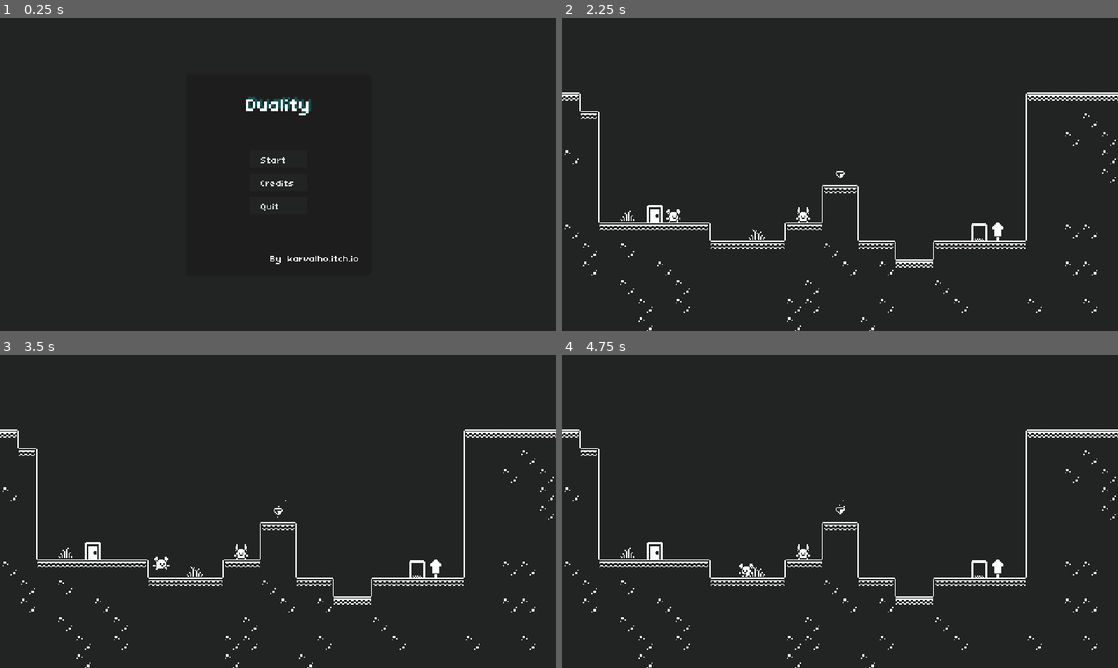
Above: before the commit, frames 1-4 (two rows, left to right).
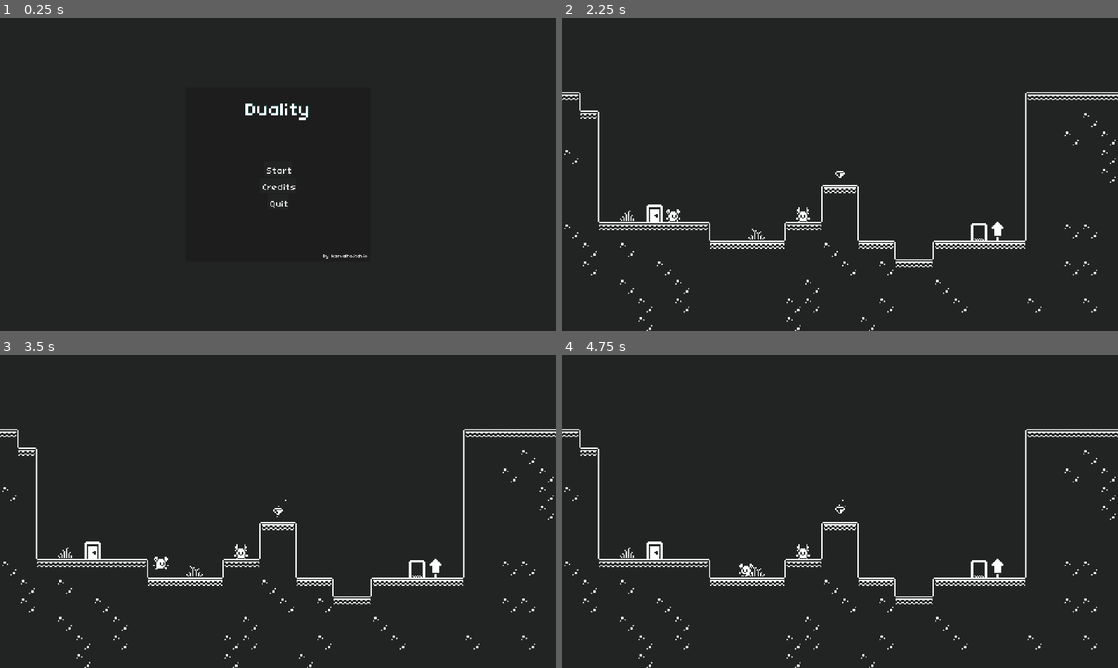
Above: after the commit, the same moments.

Repository: jrenato/duality
Game: Godot game, scene res://UI/main_menu.tscn
The game is run twice, just before and just after one commit, with the same random seed, the same clock (stepped at 60 frames per second) and the same inputs.
Inputs:
- Up to frame 1 (0.25 s): no input
- Up to frame 2 (2.25 s): click "Credits" at 0.5 s; click "Return" at 1.25 s; click "Start" at 2 s
- Up to frame 3 (3.5 s): tap Enter at 2.75 s; hold D (move_right) from 2.78 s (still down); tap W (interact) at 2.85 s; tap Space (jump) at 3.02 s
- Up to frame 4 (4.75 s): tap W (interact) at 3.6, 4.35 s; tap Space (jump) at 3.77 s; release D (move_right) at 4.28 s; hold A (move_left) from 4.28 s (still down)

The runs differ from the first frame. In frame 1, 0.7% of the frame differs, in the area x 44-67%, y 25-79%; in frame 2, 1.3%; in frame 3, 1.3%, in the area x 0-100%, y 23-100%; in frame 4, 1.3%.

Commit message:
Increased game resolution

Diff:
--- a/Levels/game_camera.tscn
+++ b/Levels/game_camera.tscn
@@ -3,4 +3,5 @@
 [ext_resource type="Script" path="res://Levels/game_camera.gd" id="1_0cu25"]
 
 [node name="GameCamera" type="Camera2D"]
+zoom = Vector2(4, 4)
 script = ExtResource("1_0cu25")
--- a/UI/ending.tscn
+++ b/UI/ending.tscn
@@ -1,7 +1,13 @@
-[gd_scene load_steps=3 format=3 uid="uid://cu1oyhaapnkhn"]
+[gd_scene load_steps=6 format=3 uid="uid://cu1oyhaapnkhn"]
 
 [ext_resource type="Theme" uid="uid://ci0by2cdsq62v" path="res://UI/duality_theme.tres" id="1_d8wcg"]
 [ext_resource type="Script" path="res://UI/ending.gd" id="1_mh2f5"]
+
+[sub_resource type="StyleBoxEmpty" id="StyleBoxEmpty_o4pyu"]
+
+[sub_resource type="StyleBoxEmpty" id="StyleBoxEmpty_a5xsc"]
+
+[sub_resource type="StyleBoxEmpty" id="StyleBoxEmpty_5pcta"]
 
 [node name="EndingScreen" type="CanvasLayer"]
 script = ExtResource("1_mh2f5")
@@ -23,7 +29,7 @@
 grow_vertical = 2
 
 [node name="PanelContainer" type="PanelContainer" parent="ColorRect/CenterContainer"]
-custom_minimum_size = Vector2(160, 150)
+custom_minimum_size = Vector2(640, 600)
 layout_mode = 2
 
 [node name="MarginContainer" type="MarginContainer" parent="ColorRect/CenterContainer/PanelContainer"]
@@ -43,24 +49,41 @@
 theme_override_colors/font_shadow_color = Color(0, 1, 1, 0.207843)
 theme_override_constants/shadow_offset_x = 2
 theme_override_constants/shadow_offset_y = -2
-theme_override_font_sizes/font_size = 32
+theme_override_font_sizes/font_size = 128
 text = "The End"
 horizontal_alignment = 1
+
+[node name="HSeparator" type="HSeparator" parent="ColorRect/CenterContainer/PanelContainer/MarginContainer/VBoxContainer"]
+layout_mode = 2
+size_flags_vertical = 3
+theme_override_styles/separator = SubResource("StyleBoxEmpty_o4pyu")
 
 [node name="LabelText" type="Label" parent="ColorRect/CenterContainer/PanelContainer/MarginContainer/VBoxContainer"]
 layout_mode = 2
 theme = ExtResource("1_d8wcg")
+theme_override_font_sizes/font_size = 64
 text = "More content will be added in the future.
 I hope you enjoyed this little experiment."
 horizontal_alignment = 1
 autowrap_mode = 3
+
+[node name="HSeparator2" type="HSeparator" parent="ColorRect/CenterContainer/PanelContainer/MarginContainer/VBoxContainer"]
+layout_mode = 2
+size_flags_vertical = 3
+theme_override_styles/separator = SubResource("StyleBoxEmpty_a5xsc")
 
 [node name="QuitButton" type="Button" parent="ColorRect/CenterContainer/PanelContainer/MarginContainer/VBoxContainer"]
 custom_minimum_size = Vector2(35, 0)
 layout_mode = 2
 size_flags_horizontal = 4
 theme = ExtResource("1_d8wcg")
+theme_override_font_sizes/font_size = 64
 text = "Quit"
 alignment = 0
 
+[node name="HSeparator3" type="HSeparator" parent="ColorRect/CenterContainer/PanelContainer/MarginContainer/VBoxContainer"]
+layout_mode = 2
+size_flags_vertical = 3
+theme_override_styles/separator = SubResource("StyleBoxEmpty_5pcta")
+
 [connection signal="pressed" from="ColorRect/CenterContainer/PanelContainer/MarginContainer/VBoxContainer/QuitButton" to="." method="_on_button_pressed"]
--- a/UI/main_menu.tscn
+++ b/UI/main_menu.tscn
@@ -6,6 +6,10 @@
 
 [node name="MainMenu" type="CanvasLayer"]
 script = ExtResource("1_rebxl")
+
+[node name="Camera2D" type="Camera2D" parent="."]
+position = Vector2(972, 540)
+zoom = Vector2(4, 4)
 
 [node name="ColorRect" type="ColorRect" parent="."]
 anchors_preset = 15
@@ -25,7 +29,7 @@
 
 [node name="MainMenuPanelContainer" type="PanelContainer" parent="ColorRect/CenterContainer"]
 unique_name_in_owner = true
-custom_minimum_size = Vector2(160, 150)
+custom_minimum_size = Vector2(640, 600)
 layout_mode = 2
 
 [node name="MarginContainer" type="MarginContainer" parent="ColorRect/CenterContainer/MainMenuPanelContainer"]
@@ -45,47 +49,54 @@
 theme_override_colors/font_shadow_color = Color(0, 1, 1, 0.207843)
 theme_override_constants/shadow_offset_x = 2
 theme_override_constants/shadow_offset_y = -2
-theme_override_font_sizes/font_size = 32
+theme_override_font_sizes/font_size = 128
 text = "Duality"
 horizontal_alignment = 1
 
 [node name="HSeparator" type="HSeparator" parent="ColorRect/CenterContainer/MainMenuPanelContainer/MarginContainer/VBoxContainer"]
 layout_mode = 2
+size_flags_vertical = 3
 theme = ExtResource("1_j8rn2")
-theme_override_constants/separation = 20
 
-[node name="StartButton" type="Button" parent="ColorRect/CenterContainer/MainMenuPanelContainer/MarginContainer/VBoxContainer"]
+[node name="VBoxContainer" type="VBoxContainer" parent="ColorRect/CenterContainer/MainMenuPanelContainer/MarginContainer/VBoxContainer"]
+layout_mode = 2
+
+[node name="StartButton" type="Button" parent="ColorRect/CenterContainer/MainMenuPanelContainer/MarginContainer/VBoxContainer/VBoxContainer"]
 custom_minimum_size = Vector2(50, 0)
 layout_mode = 2
 size_flags_horizontal = 4
 theme = ExtResource("1_j8rn2")
+theme_override_font_sizes/font_size = 64
 text = "Start"
 alignment = 0
 
-[node name="CreditsButton" type="Button" parent="ColorRect/CenterContainer/MainMenuPanelContainer/MarginContainer/VBoxContainer"]
+[node name="CreditsButton" type="Button" parent="ColorRect/CenterContainer/MainMenuPanelContainer/MarginContainer/VBoxContainer/VBoxContainer"]
 custom_minimum_size = Vector2(50, 0)
 layout_mode = 2
 size_flags_horizontal = 4
 theme = ExtResource("1_j8rn2")
+theme_override_font_sizes/font_size = 64
 text = "Credits"
 alignment = 0
 
-[node name="QuitButton" type="Button" parent="ColorRect/CenterContainer/MainMenuPanelContainer/MarginContainer/VBoxContainer"]
+[node name="QuitButton" type="Button" parent="ColorRect/CenterContainer/MainMenuPanelContainer/MarginContainer/VBoxContainer/VBoxContainer"]
 custom_minimum_size = Vector2(50, 0)
 layout_mode = 2
 size_flags_horizontal = 4
 theme = ExtResource("1_j8rn2")
+theme_override_font_sizes/font_size = 64
 text = "Quit"
 alignment = 0
 
 [node name="HSeparator2" type="HSeparator" parent="ColorRect/CenterContainer/MainMenuPanelContainer/MarginContainer/VBoxContainer"]
 layout_mode = 2
+size_flags_vertical = 3
 theme = ExtResource("1_j8rn2")
-theme_override_constants/separation = 20
 
 [node name="LabelAuthor" type="Label" parent="ColorRect/CenterContainer/MainMenuPanelContainer/MarginContainer/VBoxContainer"]
 layout_mode = 2
 theme = ExtResource("1_j8rn2")
+theme_override_font_sizes/font_size = 32
 text = "By karvalho.itch.io"
 horizontal_alignment = 2
 
@@ -152,7 +163,7 @@
 http://creativecommons.org/
 licenses/by/4.0/"
 
-[connection signal="pressed" from="ColorRect/CenterContainer/MainMenuPanelContainer/MarginContainer/VBoxContainer/StartButton" to="." method="_on_start_button_pressed"]
-[connection signal="pressed" from="ColorRect/CenterContainer/MainMenuPanelContainer/MarginContainer/VBoxContainer/CreditsButton" to="." method="_on_credits_button_pressed"]
-[connection signal="pressed" from="ColorRect/CenterContainer/MainMenuPanelContainer/MarginContainer/VBoxContainer/QuitButton" to="." method="_on_quit_button_pressed"]
+[connection signal="pressed" from="ColorRect/CenterContainer/MainMenuPanelContainer/MarginContainer/VBoxContainer/VBoxContainer/StartButton" to="." method="_on_start_button_pressed"]
+[connection signal="pressed" from="ColorRect/CenterContainer/MainMenuPanelContainer/MarginContainer/VBoxContainer/VBoxContainer/CreditsButton" to="." method="_on_credits_button_pressed"]
+[connection signal="pressed" from="ColorRect/CenterContainer/MainMenuPanelContainer/MarginContainer/VBoxContainer/VBoxContainer/QuitButton" to="." method="_on_quit_button_pressed"]
 [connection signal="pressed" from="ColorRect/CenterContainer/CreditsHBoxContainer/PanelContainer/MarginContainer/VBoxContainer/ReturnButton" to="." method="_on_return_button_pressed"]
--- a/project.godot
+++ b/project.godot
@@ -33,8 +33,8 @@
 
 [display]
 
-window/size/viewport_width=480
-window/size/viewport_height=270
+window/size/viewport_width=1920
+window/size/viewport_height=1080
 window/size/window_width_override=960
 window/size/window_height_override=540
 window/stretch/mode="viewport"
